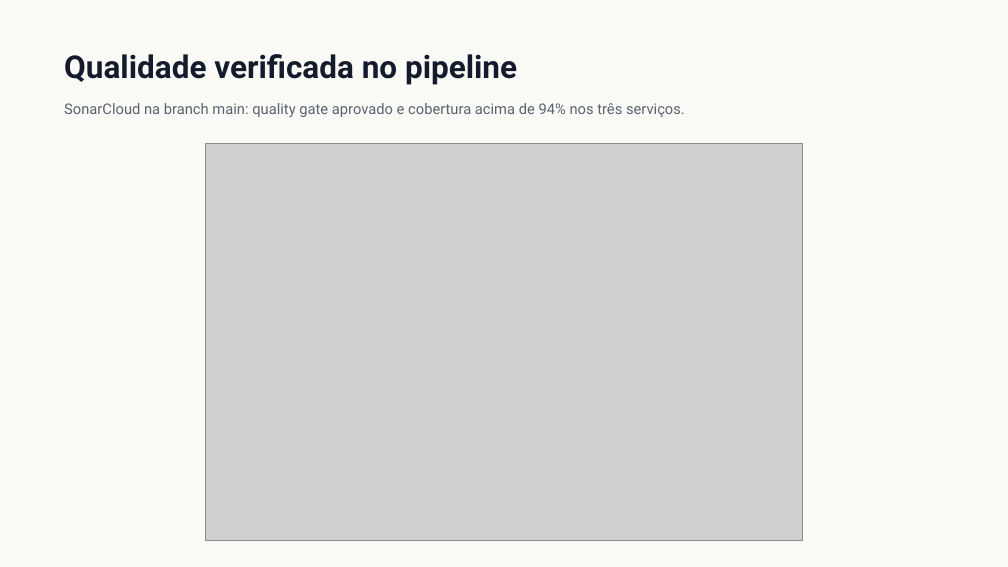
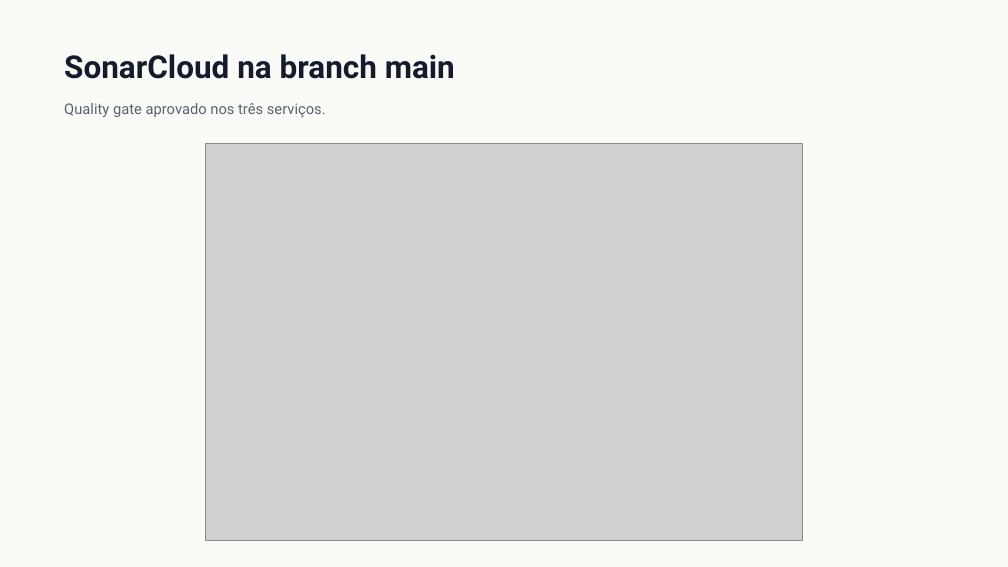
Before and after one commit to Guilherme-Fumagali/tech-challenge-1, a slide deck: slide 14 of docs/tech-challenge-4/apresentacao.pptx. Drawn at 1008x567 pixels with LibreOffice and Linux fonts; fonts in the diff are those of the drawing; grey boxes stand for pictures. Boxes give left, top, right and bottom in pixels: in the first picture for what was removed or moved away, otherwise in the second. Text is boxed around its words. In the diff, an @@ line names an element or a change of style, - is before the commit and + after.

```diff
--- a/docs/tech-challenge-4/apresentacao.pptx
+++ b/docs/tech-challenge-4/apresentacao.pptx
@@ text at [64, 54, 455, 79]: text changed @@
-Qualidade verificada no pipeline
+SonarCloud na branch main
@@ text at [64, 103, 326, 117]: text changed @@
-SonarCloud na branch main: quality gate aprovado e cobertura acima de 94% nos três serviços.
+Quality gate aprovado nos três serviços.
```
Also in this commit, not shown: 8 other slides changed, 8 slides added, 8 slides removed, 1 other file.
